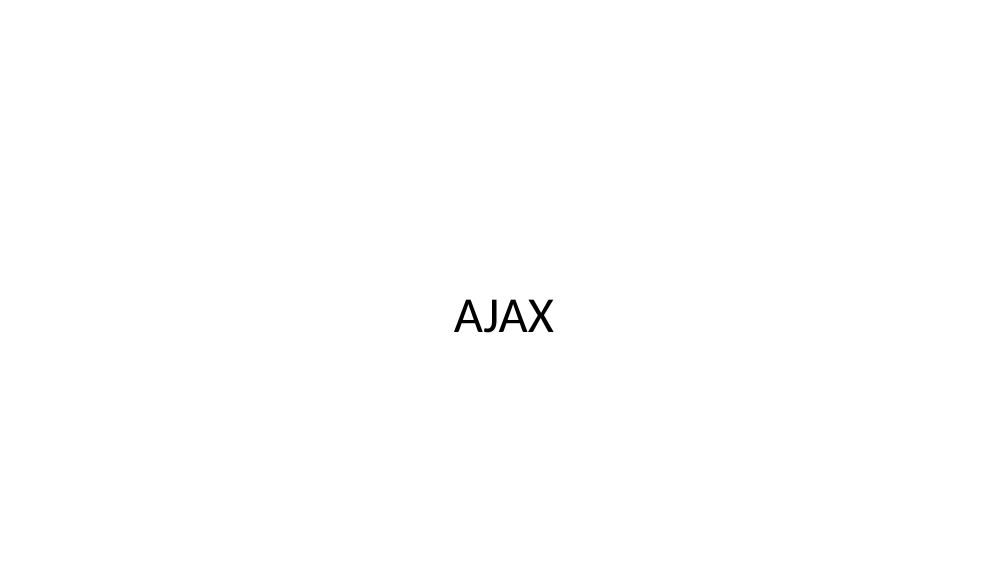
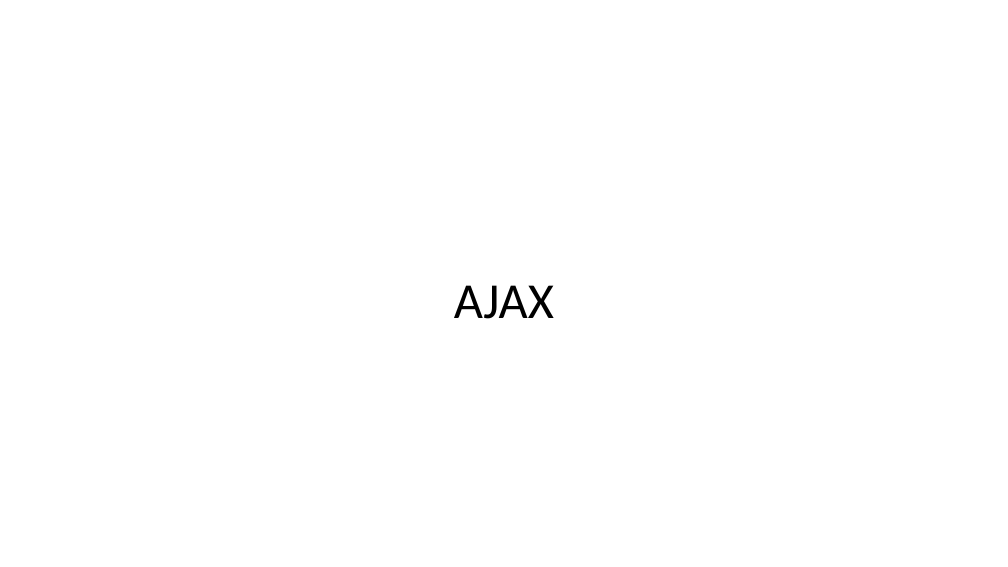
Before and after one commit to EricJPogue/www-epogue-info, a slide deck: slide 4 of CPSC-24700/Presentations/session-26.pptx. Drawn at 1008x567 pixels with LibreOffice and Linux fonts; fonts in the diff are those of the drawing. Boxes give left, top, right and bottom in pixels: in the first picture for what was removed or moved away, otherwise in the second. Text is boxed around its words. In the diff, an @@ line names an element or a change of style, - is before the commit and + after.

```diff
--- a/CPSC-24700/Presentations/session-26.pptx
+++ b/CPSC-24700/Presentations/session-26.pptx
@@ title "AJAX": place and size @@
-title "AJAX" at (454,299,554,333)
+title "AJAX" at (454,285,554,319)
```
Also in this commit, not shown: 2 other slides changed, 1 slide added, 3 other files.
